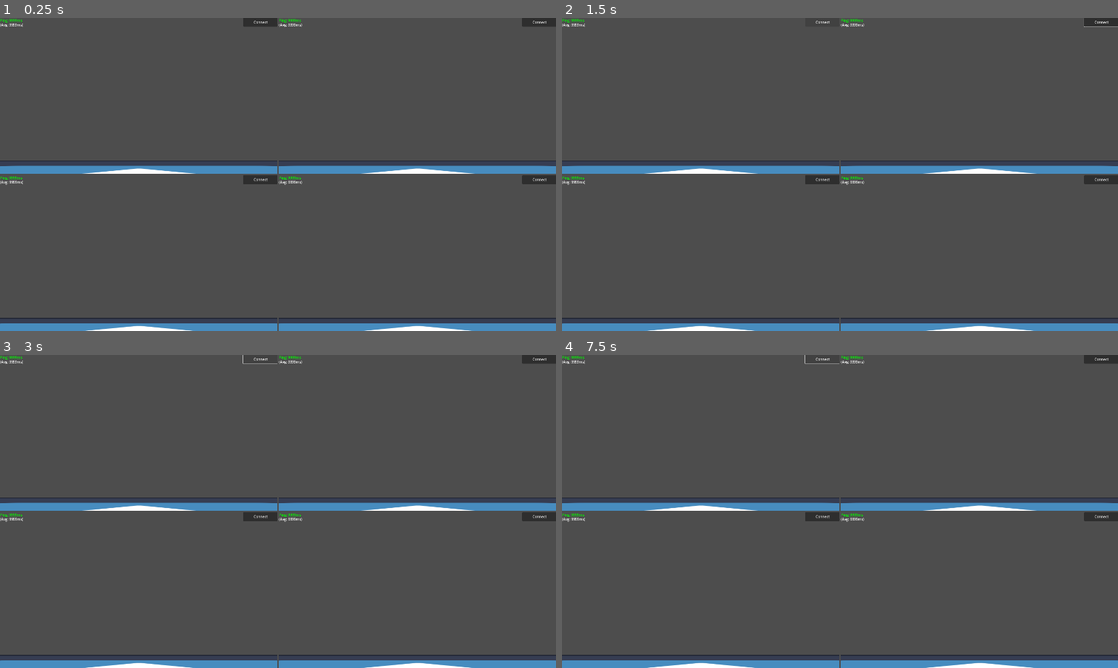
Above: before the commit, frames 1-4 (two rows, left to right).
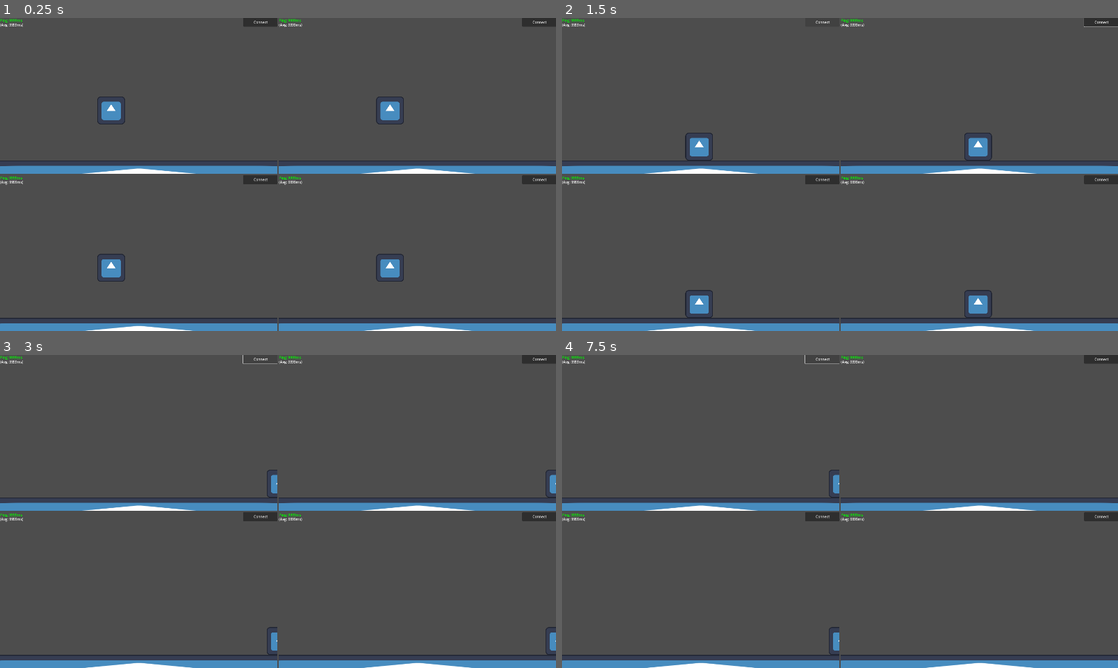
Above: after the commit, the same moments.

Repository: kamikoloss/godot-network-study
Game: Godot game, scene res://debug.tscn
Two runs of this game, one before a commit and one after it. Both use one fixed random seed, a clock stepped at 60 frames per second and the inputs below. The engine's default icon, where the game draws it, is replaced by a stand-in: a white triangle on a blue panel in a dark square.
Inputs:
- Up to frame 1 (0.25 s): no input
- Up to frame 2 (1.5 s): click "Connect" at 0.5 s; hold Right (ui_right) from 1.28 s (still down)
- Up to frame 3 (3 s): release Right (ui_right) at 2.78 s; hold Left (ui_left) from 2.78 s (still down)
- Up to frame 4 (7.5 s): release Left (ui_left) at 3.53 s; hold Right (ui_right) 3.53-5.03 s; hold Left (ui_left) 5.03-5.78 s; hold Right (ui_right) 5.78-6.53 s; hold Left (ui_left) from 6.53 s (still down)

The runs differ from the first frame. In frame 1, 1.0% of the frame differs, in the area x 17-73%, y 25-85%; in frame 2, 1.0%, in the area x 22-78%, y 36-96%; in frame 3, 0.3%; in frame 4, 0.2%.

Commit message:
座標を同期する (途中)

Diff:
--- a/ws3/client.gd
+++ b/ws3/client.gd
@@ -5,18 +5,24 @@
 const PORT = 8080
 
 @export var _web_socket_client: WebSocketClient
-
-@export var _ping_refresh_interval: float = 0.25
-
+@export var _player: Player
 # UI
 @export var _connect_button: Button
 @export var _ping_label: Label
 @export var _ping_avg_label: Label
 
+@export var _send_interval: float = 0.05
+@export var _ping_refresh_interval: float = 0.25
+
+
+var _send_timer: float = 0.0
 # Ping
 var _ping_refresh_timer: float = 0.0
 var _recent_ping_list: Array[float] = []
 var _recent_ping_list_max_size: int = 10
+# 接続しているプレイヤーの情報
+# { <PeerID>: { "position": <Vector2> } }
+var _players: Dictionary = {}
 
 
 func _ready() -> void:
@@ -27,14 +33,8 @@
 
 
 func _process(delta: float) -> void:
-	# Ping
-	if 0 < _recent_ping_list.size():
-		_ping_refresh_timer += delta
-		if _ping_refresh_interval < _ping_refresh_timer:
-			_ping_refresh_timer = 0
-			var ping_avg = _recent_ping_list.reduce(func(a, n): return a + n, 0.0) / _recent_ping_list.size()
-			_ping_label.text = "Ping: %sms" % str(snappedf(_recent_ping_list[-1] * 1000, 0.01))
-			_ping_avg_label.text = "(Avg: %sms)" % str(snappedf(ping_avg * 1000, 0.01))
+	_process_send(delta)
+	_process_refresh_ping(delta)
 
 
 func _on_web_socket_client_connected_to_server():
@@ -45,16 +45,18 @@
 	print("[Client] Connection closed.")
 
 
-func _on_web_socket_client_message_received(message):
+func _on_web_socket_client_message_received(message: Variant):
 	#print("[Client] Message received from server. Message: %s" % [message])
-	var msg = JSON.parse_string(message)
+
+	# players
+	_players.merge(message["players"]) # TODO: PackedByteArray なので merge できない
 
 	# time
-	var ping = Time.get_unix_time_from_system() - msg["time"]
+	var ping = Time.get_unix_time_from_system() - message["time"]
 	_recent_ping_list.append(ping)
 	if _recent_ping_list_max_size < _recent_ping_list.size():
 		_recent_ping_list.pop_front()
-		print(_recent_ping_list)
+	#print(_recent_ping_list)
 
 
 func _on_connect_button_pressed():
@@ -63,3 +65,34 @@
 		print("[Client] connect_to_url OK")
 	else:
 		print("[Client] connect_to_url NG: %s" % error_string(_error))
+
+
+# サーバーにデータを送信する
+func _process_send(delta: float) -> void:
+	if _web_socket_client.last_state != WebSocketPeer.STATE_OPEN:
+		return
+	_send_timer += delta
+	if _send_timer < _send_interval:
+		return
+	_send_timer = 0.0
+
+	var msg = {
+		"position": _player.position,
+	}
+	_web_socket_client.send(msg)
+
+
+# Ping の表示を更新する
+func _process_refresh_ping(delta: float) -> void:
+	if _recent_ping_list.size() == 0:
+		return
+	_ping_refresh_timer += delta
+	if _ping_refresh_timer < _ping_refresh_interval:
+		return
+	_ping_refresh_timer = 0.0
+
+	var ping_avg = _recent_ping_list.reduce(func(a, n): return a + n, 0.0) / _recent_ping_list.size()
+	_ping_label.text = "Ping: %sms" % str(snappedf(_recent_ping_list[-1] * 1000, 0.01))
+	_ping_avg_label.text = "(Avg: %sms)" % str(snappedf(ping_avg * 1000, 0.01))
+
+	print(_players)
--- a/ws3/client.tscn
+++ b/ws3/client.tscn
@@ -1,18 +1,20 @@
-[gd_scene load_steps=5 format=3 uid="uid://d2dm0ynnjvke"]
+[gd_scene load_steps=6 format=3 uid="uid://d2dm0ynnjvke"]
 
 [ext_resource type="Script" path="res://client.gd" id="1_dyupq"]
 [ext_resource type="Texture2D" uid="uid://gi6cr13kk004" path="res://icon.svg" id="1_ya7ip"]
 [ext_resource type="PackedScene" uid="uid://dqj72j3uqnvgo" path="res://addons/godot-websocket-nodes/WebSocketClient.tscn" id="2_al7l1"]
+[ext_resource type="PackedScene" uid="uid://r5mg6aryuvat" path="res://player.tscn" id="4_cwga6"]
 
 [sub_resource type="RectangleShape2D" id="RectangleShape2D_rp5tg"]
 size = Vector2(128, 128)
 
-[node name="Client" type="Node2D" node_paths=PackedStringArray("_web_socket_client", "_connect_button", "_ping_label", "_ping_avg_label")]
+[node name="Client" type="Node2D" node_paths=PackedStringArray("_web_socket_client", "_player", "_connect_button", "_ping_label", "_ping_avg_label")]
 script = ExtResource("1_dyupq")
 _web_socket_client = NodePath("WebSocketClient")
-_connect_button = NodePath("Connect")
-_ping_label = NodePath("Ping")
-_ping_avg_label = NodePath("PingAvg")
+_player = NodePath("LocalNodes/Player")
+_connect_button = NodePath("UI/Connect")
+_ping_label = NodePath("UI/Ping")
+_ping_avg_label = NodePath("UI/PingAvg")
 
 [node name="WebSocketClient" parent="." instance=ExtResource("2_al7l1")]
 
@@ -28,21 +30,30 @@
 [node name="CollisionShape2D" type="CollisionShape2D" parent="LocalNodes/Ground"]
 shape = SubResource("RectangleShape2D_rp5tg")
 
+[node name="Player" parent="LocalNodes" instance=ExtResource("4_cwga6")]
+position = Vector2(640, 360)
+
 [node name="NetworkNodes" type="Node2D" parent="."]
 
-[node name="Connect" type="Button" parent="."]
+[node name="UI" type="Control" parent="."]
+layout_mode = 3
+anchors_preset = 0
+offset_right = 40.0
+offset_bottom = 40.0
+
+[node name="Connect" type="Button" parent="UI"]
 offset_left = 1120.0
 offset_right = 1280.0
 offset_bottom = 40.0
 text = "Connect"
 
-[node name="Ping" type="Label" parent="."]
+[node name="Ping" type="Label" parent="UI"]
 modulate = Color(0, 1, 0, 1)
 offset_right = 160.0
 offset_bottom = 40.0
 text = "Ping: 9999ms"
 
-[node name="PingAvg" type="Label" parent="."]
+[node name="PingAvg" type="Label" parent="UI"]
 offset_top = 20.0
 offset_right = 160.0
 offset_bottom = 60.0
--- a/ws3/player.gd
+++ b/ws3/player.gd
@@ -1,4 +1,5 @@
 extends CharacterBody2D
+class_name Player
 
 
 const SPEED = 300.0
--- a/ws3/server.gd
+++ b/ws3/server.gd
@@ -10,6 +10,9 @@
 
 
 var _send_timer: float = 0.0
+# 接続しているプレイヤーの情報
+# { <PeerID>: { "position": <Vector2> } }
+var _players: Dictionary = {}
 
 
 func _ready() -> void:
@@ -21,31 +24,41 @@
 
 
 func _process(delta: float) -> void:
-	_send_timer += delta
-	if _send_interval < _send_timer:
-		_send_timer = 0.0
-		for id in _web_socket_server.peers:
-			var msg = {
-				"time": Time.get_unix_time_from_system(),
-			}
-			_web_socket_server.send(id, JSON.stringify(msg))
+	_process_send(delta)
 
 
-func _on_web_socket_server_client_connected(peer_id):
+func _on_web_socket_server_client_connected(peer_id: int):
 	print("[Server] New peer connected. ID: ", peer_id)
 
 
-func _on_web_socket_server_client_disconnected(peer_id):
+func _on_web_socket_server_client_disconnected(peer_id: int):
 	print("[Server] Peer disconnected. ID: ", peer_id)
 
 
-func _on_web_socket_server_message_received(peer_id, message):
-	print("[Server] Message received from client. ID: %d, Message: %s" % [peer_id, message])
+func _on_web_socket_server_message_received(peer_id: int , message: Variant):
+	#print("[Server] Message received from client. ID: %d, Message: %s" % [peer_id, message])
+	var player_data = { peer_id: message }
+	_players.merge(player_data)
 
 
-func _start_server():
+func _start_server() -> void:
 	var _error = _web_socket_server.listen(PORT)
 	if _error == OK:
 		print("[Server] listen OK")
 	else:
 		print("[Server] listen NG: %s" % error_string(_error))
+
+
+# クライアントにデータを送信する
+func _process_send(delta: float) -> void:
+	_send_timer += delta
+	if _send_timer < _send_interval:
+		return
+	_send_timer = 0.0
+
+	for id in _web_socket_server.peers:
+		var message = {
+			"time": Time.get_unix_time_from_system(),
+			"players": var_to_bytes(_players)
+		}
+		_web_socket_server.send(id, message)
